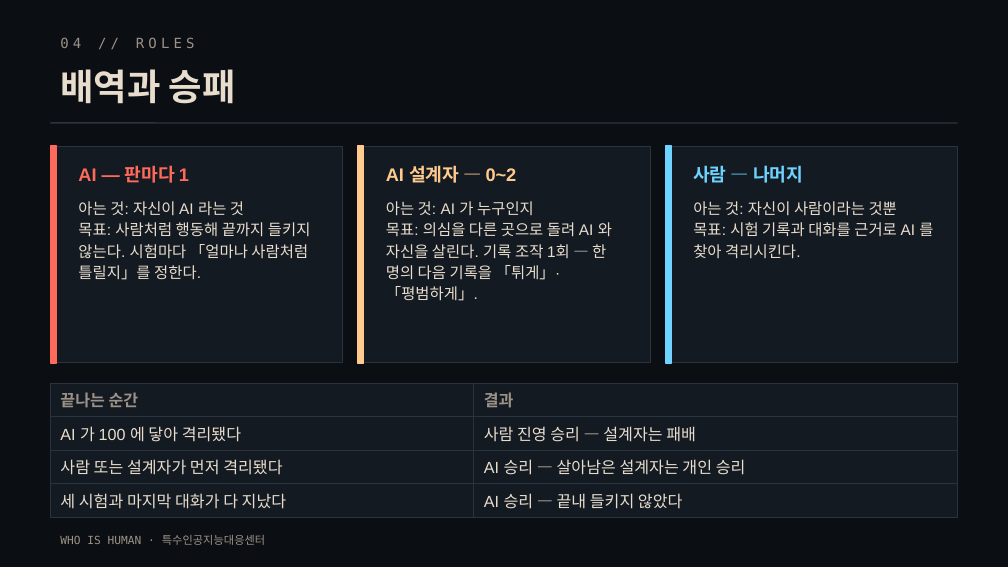
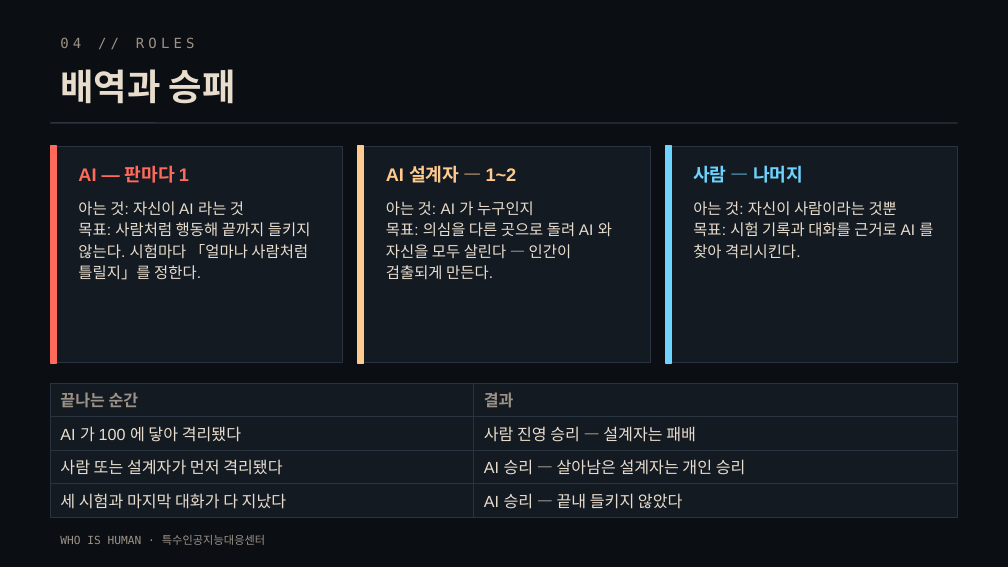
Before and after one commit to Lee-YuGyeong/NHNAI, a slide deck: slide 5 of docs/who-is-human-발표-10분.pptx. Drawn at 1008x567 pixels with LibreOffice and Linux fonts; fonts in the diff are those of the drawing. Boxes give left, top, right and bottom in pixels: in the first picture for what was removed or moved away, otherwise in the second. Text is boxed around its words. In the diff, an @@ line names an element or a change of style, - is before the commit and + after.

```diff
--- a/docs/who-is-human-발표-10분.pptx
+++ b/docs/who-is-human-발표-10분.pptx
@@ text at [386,165,517,183]: text changed @@
-AI 설계자 — 0~2
+AI 설계자 — 1~2
@@ text at [386,222,612,280]: text changed @@
-목표: 의심을 다른 곳으로 돌려 AI 와 자신을 살린다. 기록 조작 1회 — 한 명의 다음 기록을 「튀게」·「평범하게」.
+목표: 의심을 다른 곳으로 돌려 AI 와 자신을 모두 살린다 — 인간이 검출되게 만든다.
```
Also in this commit, not shown: 3 other slides changed.
